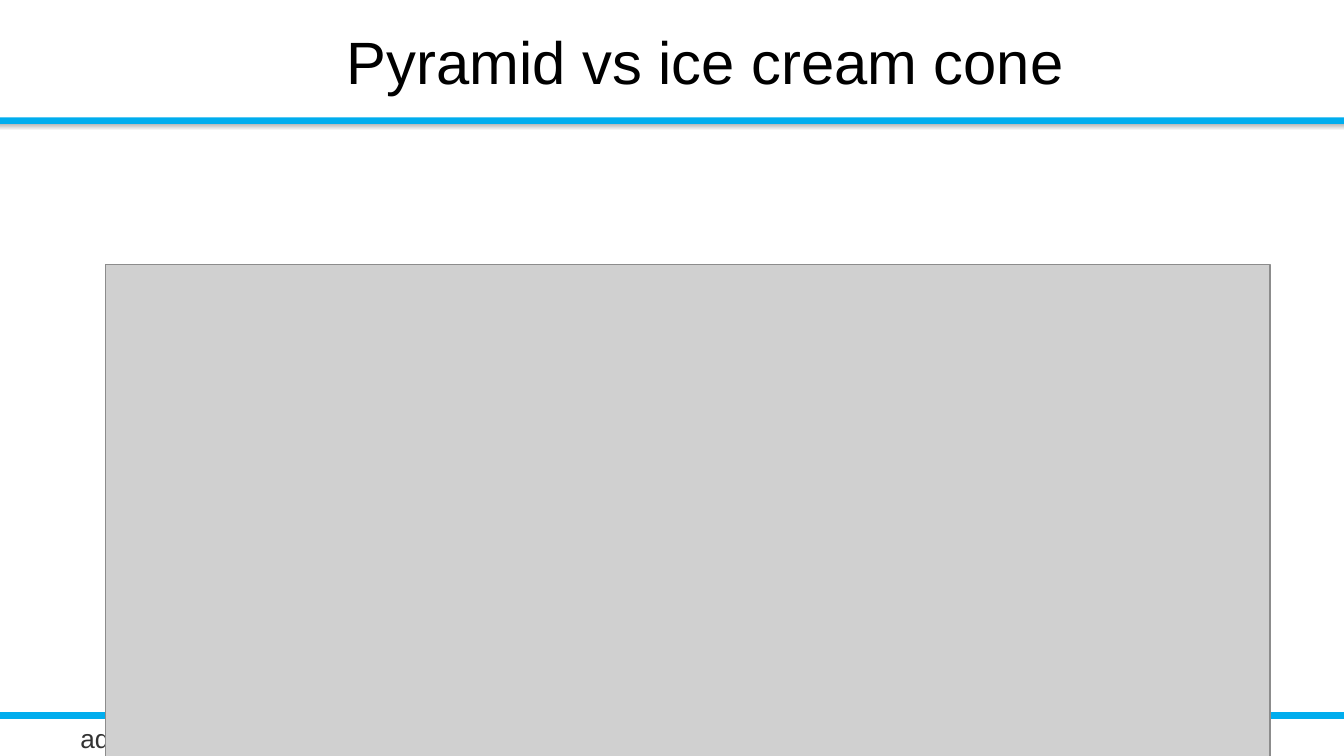
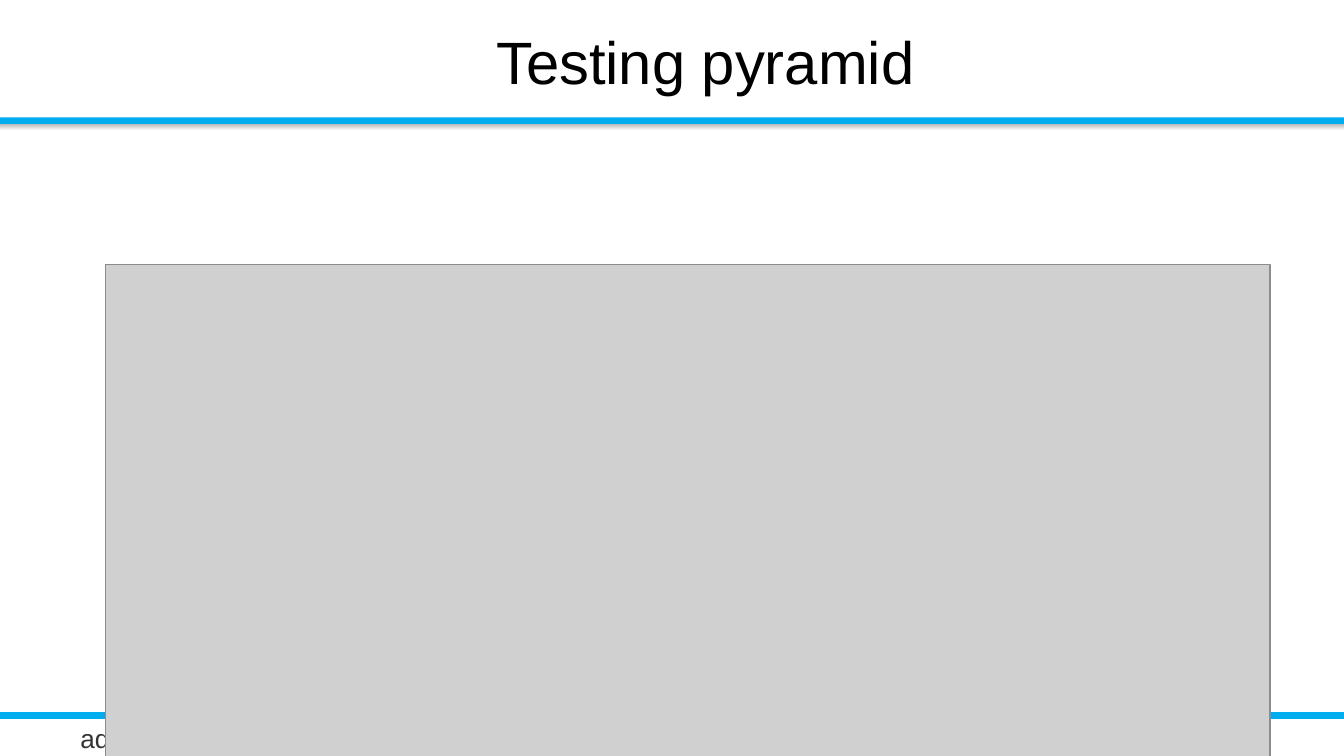
Before and after one commit to rombert/talks, a slide deck: slide 12 of adaptTo2015/How_Do_I_Test_My_Sling_Application-Robert_Munteanu_unedited.odp. Drawn at 1344x756 pixels with LibreOffice and Linux fonts; fonts in the diff are those of the drawing; grey boxes stand for pictures; background and template pictures are left out. Boxes give left, top, right and bottom in pixels: in the first picture for what was removed or moved away, otherwise in the second. Text is boxed around its words. In the diff, an @@ line names an element or a change of style, - is before the commit and + after.

```diff
--- a/adaptTo2015/How_Do_I_Test_My_Sling_Application-Robert_Munteanu_unedited.odp
+++ b/adaptTo2015/How_Do_I_Test_My_Sling_Application-Robert_Munteanu_unedited.odp
@@ title at (496, 40, 914, 95): text changed @@
-Pyramid vs ice cream cone
+Testing pyramid
```
Also in this commit, not shown: 3 other slides changed, 2 slides added, 2 slides removed, 1 other file.
